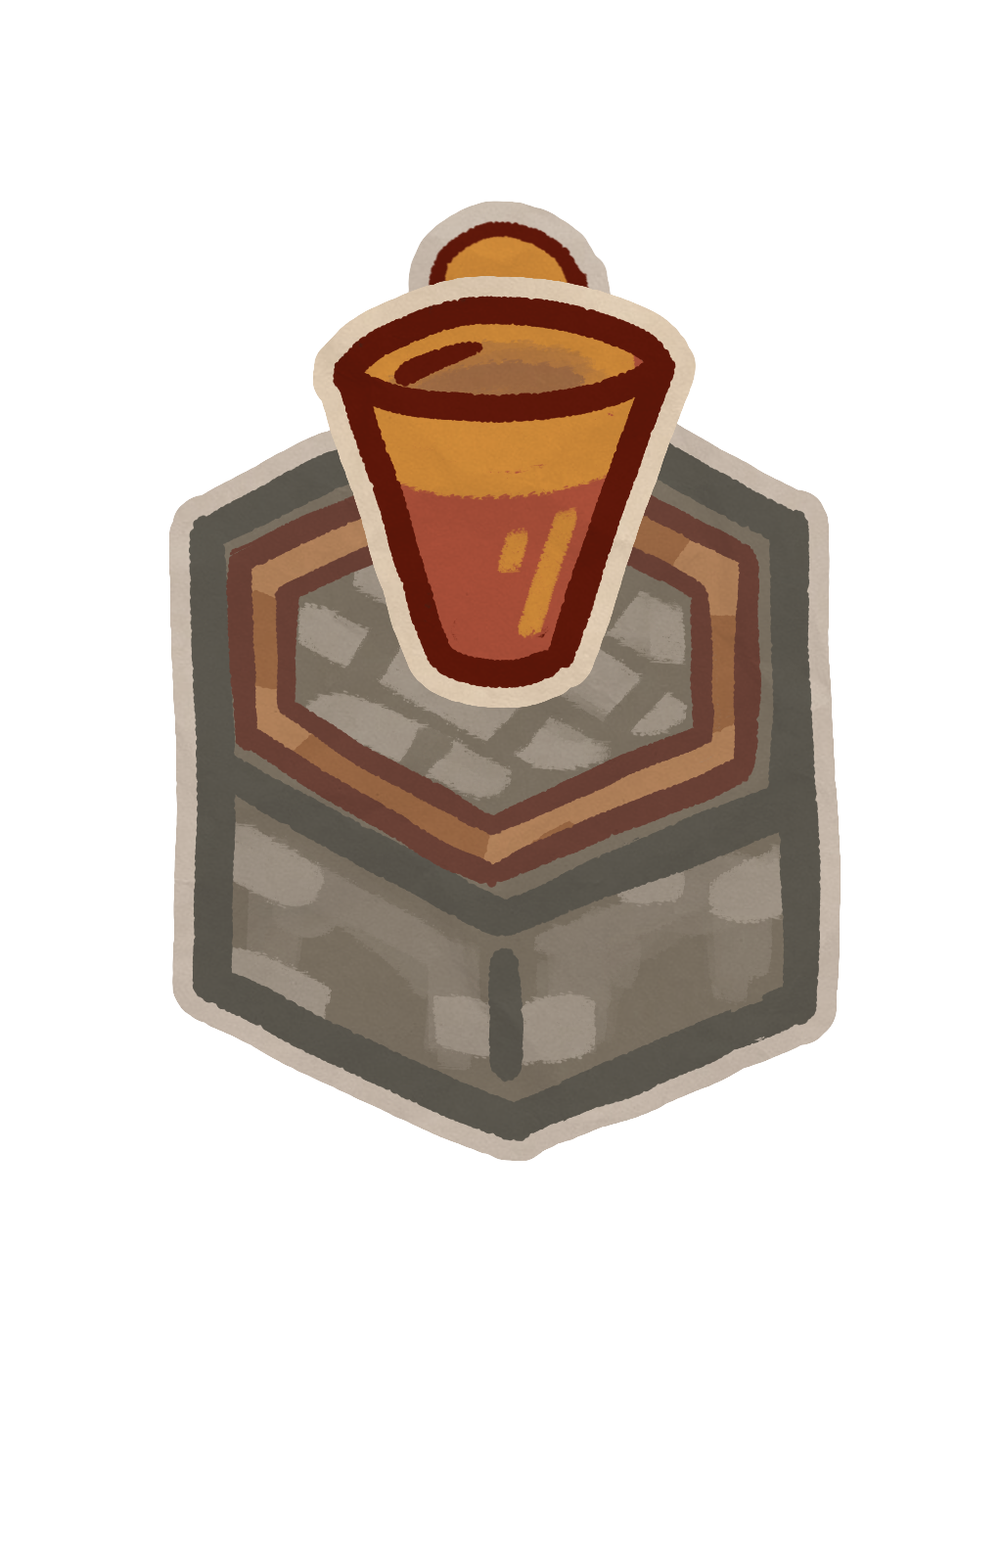
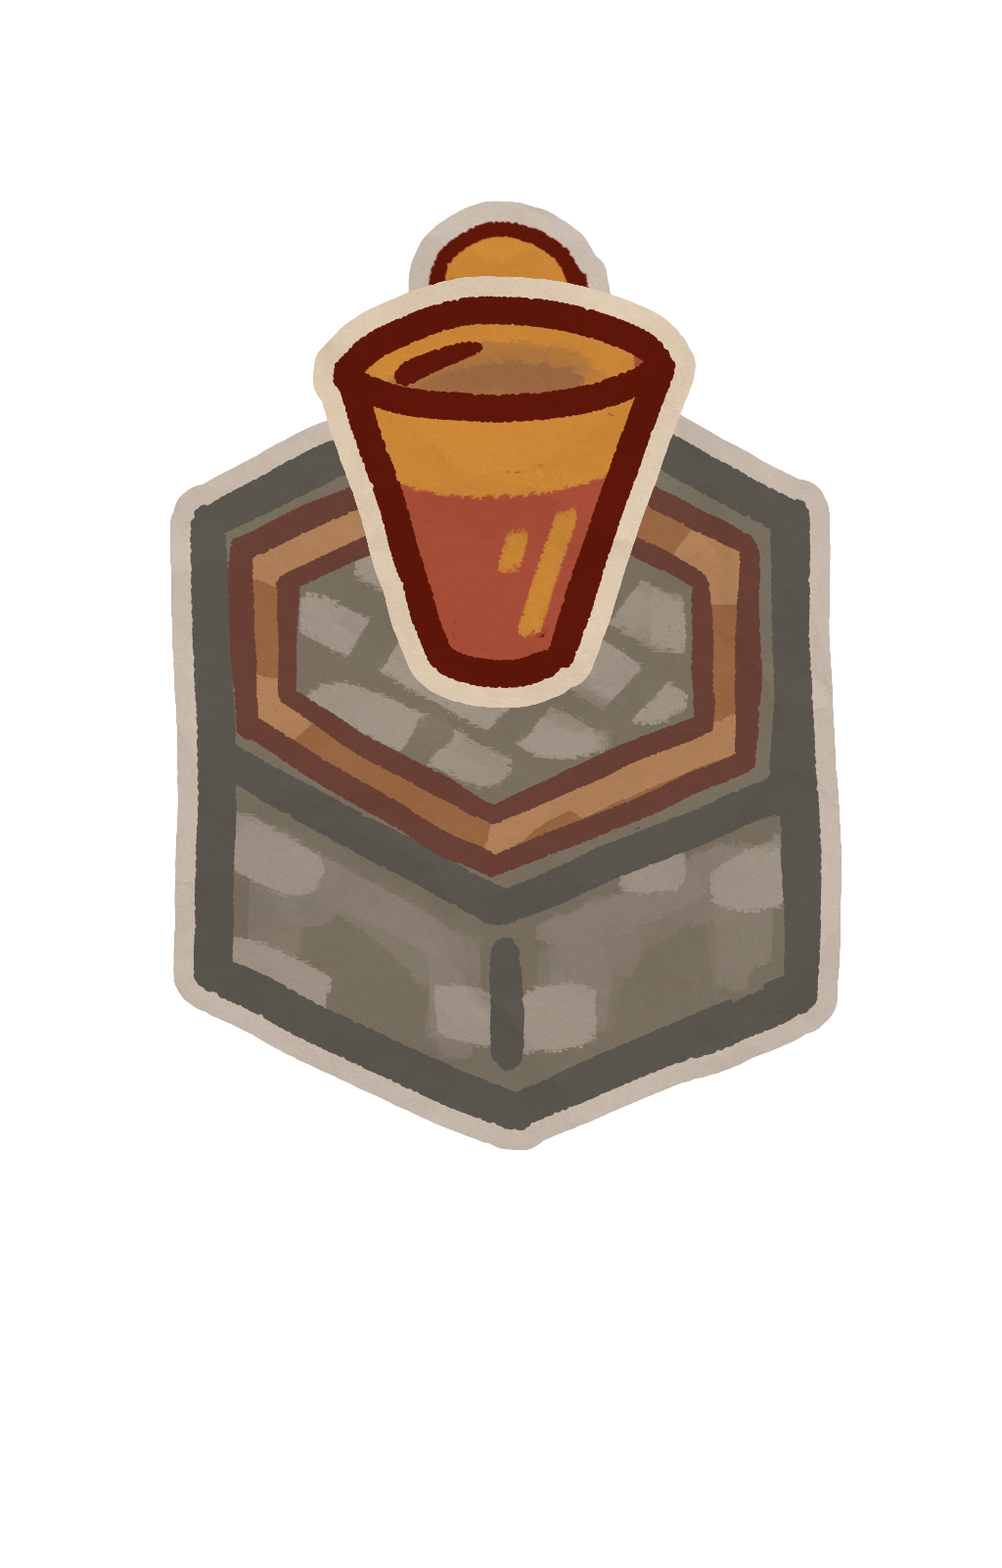
Layered file, before and after one edit (1002 x 1568). Changes by layer:
pixels changed over [168, 414, 842, 1161] (layer not identified)